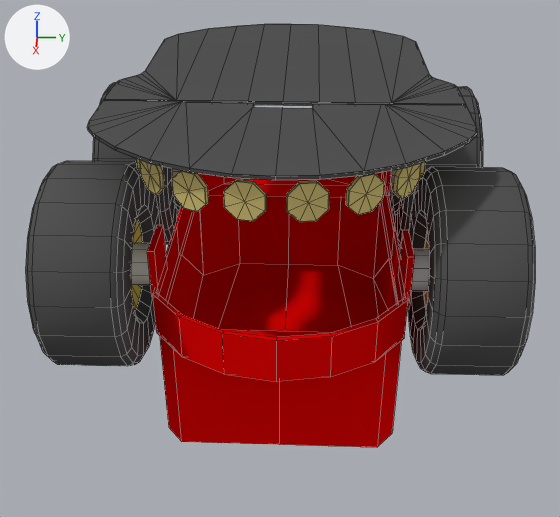
A saved change to the Blender file p2os/p2os_urdf/models/pioneer3at.blend.
Before and after are seen from a 50 mm camera at (0.862, 0.026, 0.558) aimed at (0.007, -0.006, 0.045). Arrows for +X, +Y and +Z are at upper left; the lights stay in place. Mesh edges are drawn as thin lines.
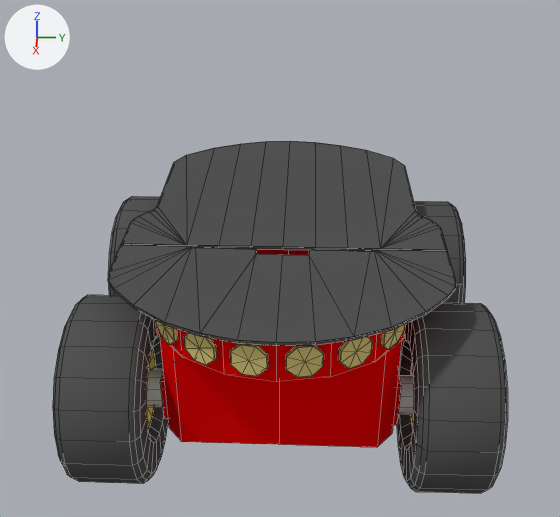
What differs and where, as boxes [x1, y1, x2, y2] in the pictures (560 x 517 px):
'Cube.001', moved: before [87, 24, 477, 180]; after [108, 141, 456, 346]
'Plane.010', moved: before [408, 166, 535, 376]; after [397, 303, 508, 494]
'Plane.009', moved: before [25, 161, 160, 366]; after [53, 295, 168, 484]
'Cylinder.003', moved: before [286, 161, 426, 222]; after [286, 323, 408, 377]
'Cylinder', moved: before [136, 158, 266, 221]; after [156, 320, 268, 376]
'Plane.017', moved: before [389, 87, 483, 248]; after [413, 201, 466, 303]
'Plane.003', moved: before [93, 82, 181, 245]; after [108, 196, 160, 296]
'Plane.007', moved: before [131, 243, 151, 285]; after [146, 369, 163, 408]
'Plane.012', moved: before [411, 248, 429, 291]; after [398, 375, 414, 414]
'Plane.006', moved: before [147, 225, 167, 297]; after [161, 374, 168, 419]
'Plane.013', moved: before [398, 230, 415, 303]; after [393, 370, 401, 425]
'Plane.008', moved: before [131, 218, 143, 310]; after [146, 347, 156, 428]
'Plane.011', moved: before [424, 230, 429, 308]; after [411, 366, 413, 427]
'Plane.001', unchanged, covered by the edit: before [153, 172, 408, 447]; after [155, 249, 406, 447]

The change, as a list of edits to the scene's bpy script:
```text
Change ob_cube_002:
    ob_cube_002.location: (0.074, -0.066, 0.186) -> (0.074, -0.066, 0.009)
Change ob_cube:
    ob_cube.location: (0.074, 0.066, 0.186) -> (0.074, 0.066, 0.009)
Change ob_cube_001:
    ob_cube_001.location: (0.0, 0.0, 0.0) -> (0.0, 0.0, -0.177)
Change ob_plane_017:
    ob_plane_017.location: (-0.155, 0.0, 0.148) -> (-0.155, 0.0, -0.029)
Change ob_plane_013:
    ob_plane_013.location: (0.156, 0.0, 0.148) -> (0.156, 0.0, -0.029)
Change ob_plane_012:
    ob_plane_012.location: (0.156, 0.0, 0.148) -> (0.156, 0.0, -0.029)
Change ob_plane_011:
    ob_plane_011.location: (0.156, 0.0, 0.148) -> (0.156, 0.0, -0.029)
Change ob_plane_010:
    ob_plane_010.location: (0.156, 0.0, 0.148) -> (0.156, 0.0, -0.029)
Change ob_cylinder_003:
    ob_cylinder_003.location: (0.148, 0.138, 0.249) -> (0.148, 0.138, 0.072)
Change ob_cylinder:
    ob_cylinder.location: (0.148, -0.138, 0.249) -> (0.148, -0.138, 0.072)
Change ob_plane_009:
    ob_plane_009.location: (0.156, 0.0, 0.148) -> (0.156, 0.0, -0.029)
Change ob_plane_008:
    ob_plane_008.location: (0.156, 0.0, 0.148) -> (0.156, 0.0, -0.029)
Change ob_plane_007:
    ob_plane_007.location: (0.156, 0.0, 0.148) -> (0.156, 0.0, -0.029)
Change ob_plane_006:
    ob_plane_006.location: (0.156, 0.0, 0.148) -> (0.156, 0.0, -0.029)
Change ob_plane_003:
    ob_plane_003.location: (-0.155, 0.0, 0.148) -> (-0.155, 0.0, -0.029)
```
